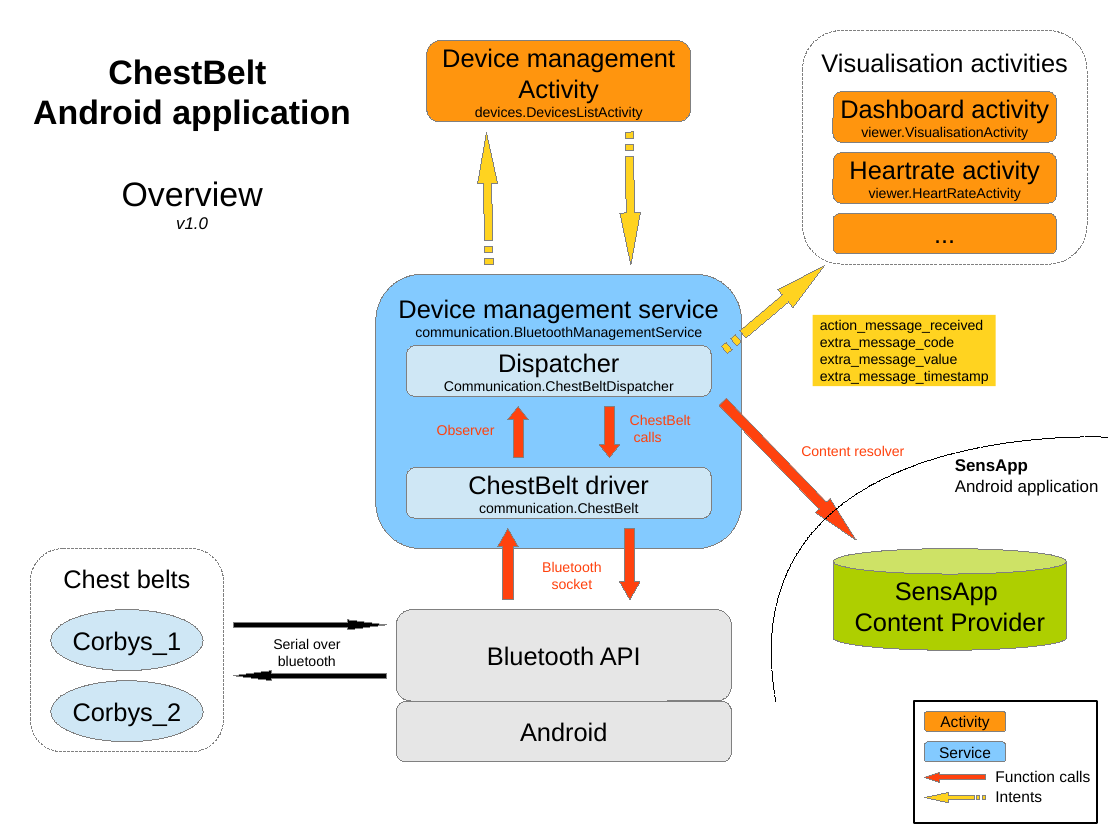
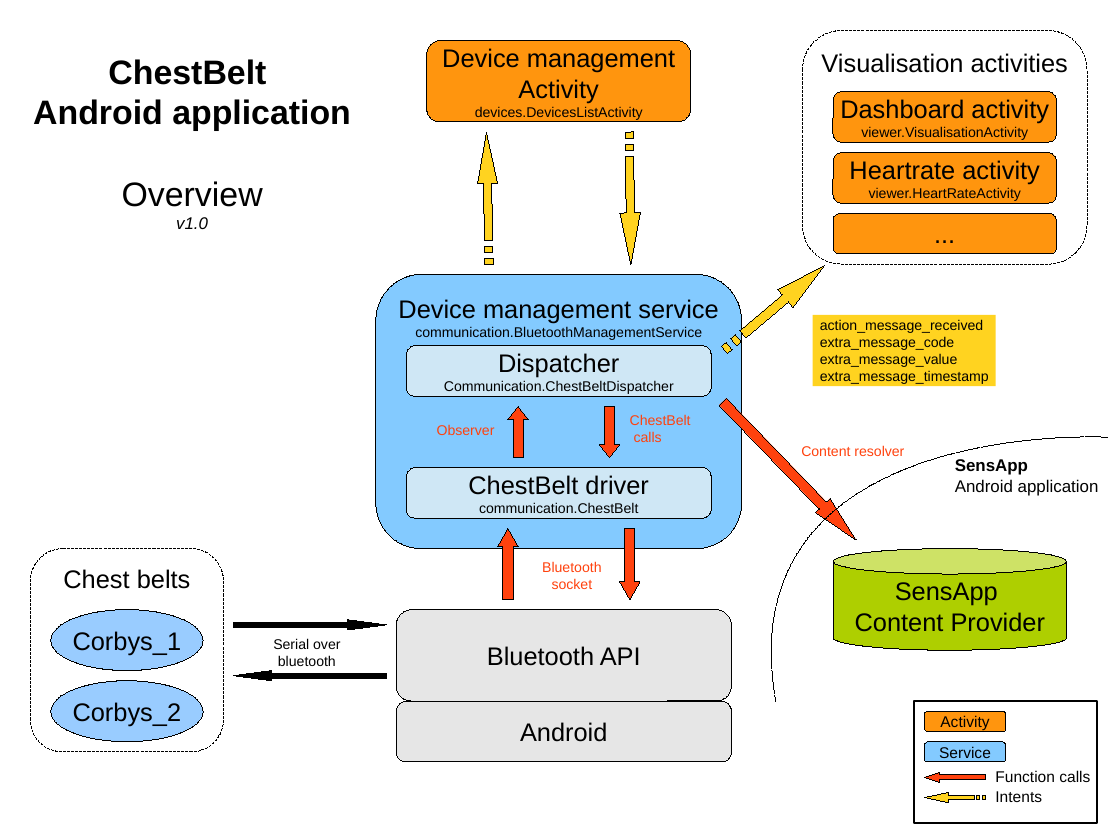
Before and after one commit to SINTEF-9012/chestbelt-android, a slide deck: slide 1 of extra/chestbelt_overview.odp. Drawn at 1120x840 pixels with LibreOffice and Linux fonts; fonts in the diff are those of the drawing. Boxes give left, top, right and bottom in pixels: in the first picture for what was removed or moved away, otherwise in the second. Text is boxed around its words. In the diff, an @@ line names an element or a change of style, - is before the commit and + after.

```diff
--- a/extra/chestbelt_overview.odp
+++ b/extra/chestbelt_overview.odp
@@ ellipse "Corbys_1" at box(51, 610, 203, 671): fill #CFE7F5 to #99CCFF; outline #808080 0 pt to #000000 0 pt @@
@@ ellipse "Corbys_2" at box(51, 681, 203, 742): fill #CFE7F5 to #99CCFF; outline #808080 0 pt to #000000 0 pt @@
@@ outline #808080 0 pt to #000000 0 pt in 26 elements at box(376, 274, 742, 549), box(396, 701, 732, 762), box(396, 610, 732, 701), box(427, 41, 691, 122), box(803, 30, 1087, 264), box(833, 152, 1057, 203), box(833, 91, 1057, 142), box(833, 549, 1067, 650), box(407, 468, 711, 518), box(407, 346, 711, 396), box(30, 549, 224, 752), box(925, 742, 1006, 762), box(925, 711, 1006, 732), box(498, 528, 518, 600), box(620, 528, 640, 600), box(600, 407, 620, 457), box(508, 407, 528, 457), box(833, 213, 1057, 254), box(717, 257, 832, 358), box(476, 132, 499, 264), box(619, 132, 641, 264), box(716, 395, 864, 547), box(234, 620, 386, 630), box(234, 671, 386, 681), box(925, 772, 986, 783), box(925, 793, 986, 803) @@
```
Also in this commit, not shown: 1 slide added, 28 other files.
